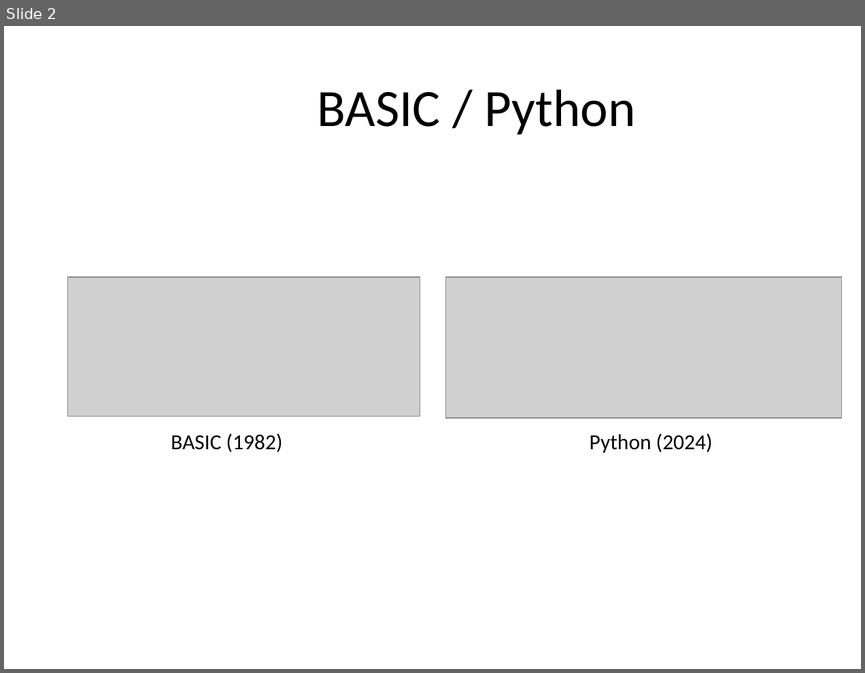
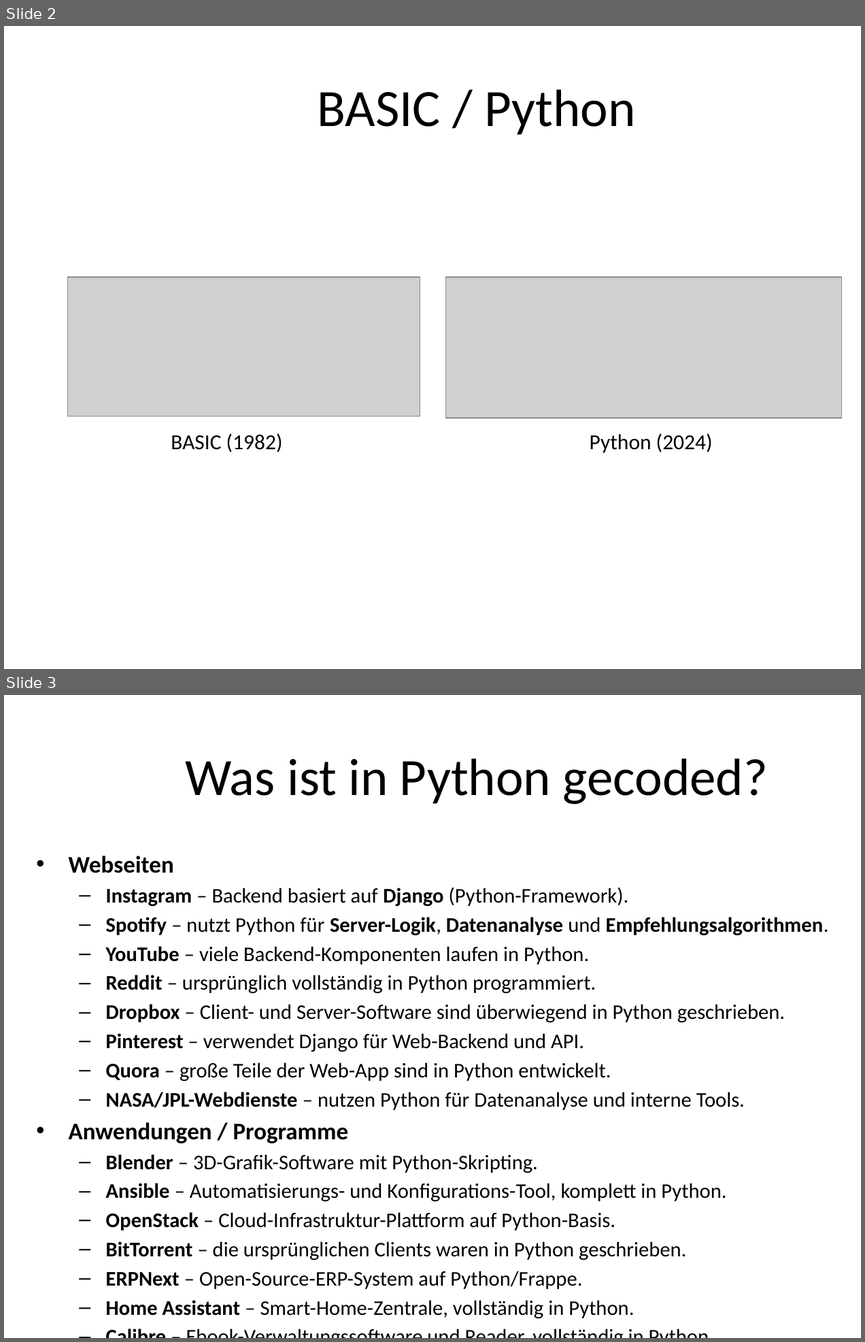
Before and after one commit to MickyRoth/Presentations, a slide deck: Python3 Fachinformatiker.pptx. Shown one above the other, each under a label of ours: slide 2 before the commit, slides 2 and 3 after it. The pictures are 865x673 and 865x1342 pixels, drawn with LibreOffice and Linux fonts; fonts in the diff are those of the drawing; grey boxes stand for pictures; background and template pictures are left out. Boxes give left, top, right and bottom in pixels: in the first picture for what was removed or moved away, otherwise in the second. Text is boxed around its words. In the diff, an @@ line names an element or a change of style, - is before the commit and + after.

```diff
--- a/Python3 Fachinformatiker.pptx
+++ b/Python3 Fachinformatiker.pptx
@@ slide 3 added at bbox=[4, 695, 861, 1338], background #FFFFFF @@
@@ title added at bbox=[185, 758, 768, 804], 44 pt, text #000000 @@
+Was ist in Python gecoded?
@@ text added at bbox=[69, 855, 829, 1319], 17.5 pt, text #000000 @@
+• Webseiten
+  – Instagram – Backend basiert auf Django (Python-Framework).
+  – Spotify – nutzt Python für Server-Logik, Datenanalyse und Empfehlungsalgorithmen.
+  – YouTube – viele Backend-Komponenten laufen in Python.
+  – Reddit – ursprünglich vollständig in Python programmiert.
+  – Dropbox – Client- und Server-Software sind überwiegend in Python geschrieben.
+  – Pinterest – verwendet Django für Web-Backend und API.
+  – Quora – große Teile der Web-App sind in Python entwickelt.
+  – NASA/JPL-Webdienste – nutzen Python für Datenanalyse und interne Tools.
+• Anwendungen / Programme
+  – Blender – 3D-Grafik-Software mit Python-Skripting.
+  – Ansible – Automatisierungs- und Konfigurations-Tool, komplett in Python.
+  – OpenStack – Cloud-Infrastruktur-Plattform auf Python-Basis.
+  – BitTorrent – die ursprünglichen Clients waren in Python geschrieben.
+  – ERPNext – Open-Source-ERP-System auf Python/Frappe.
+  – Home Assistant – Smart-Home-Zentrale, vollständig in Python.
+  – Calibre – Ebook-Verwaltungssoftware und Reader, vollständig in Python.
```
Also in this commit, not shown: 2 slides changed, 2 other files.
